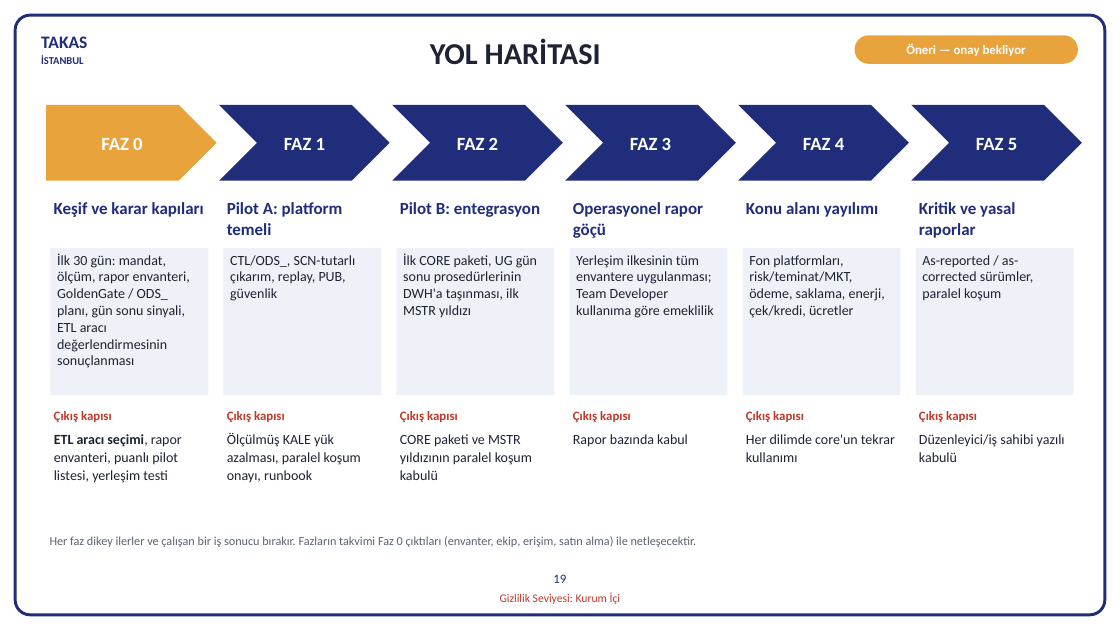
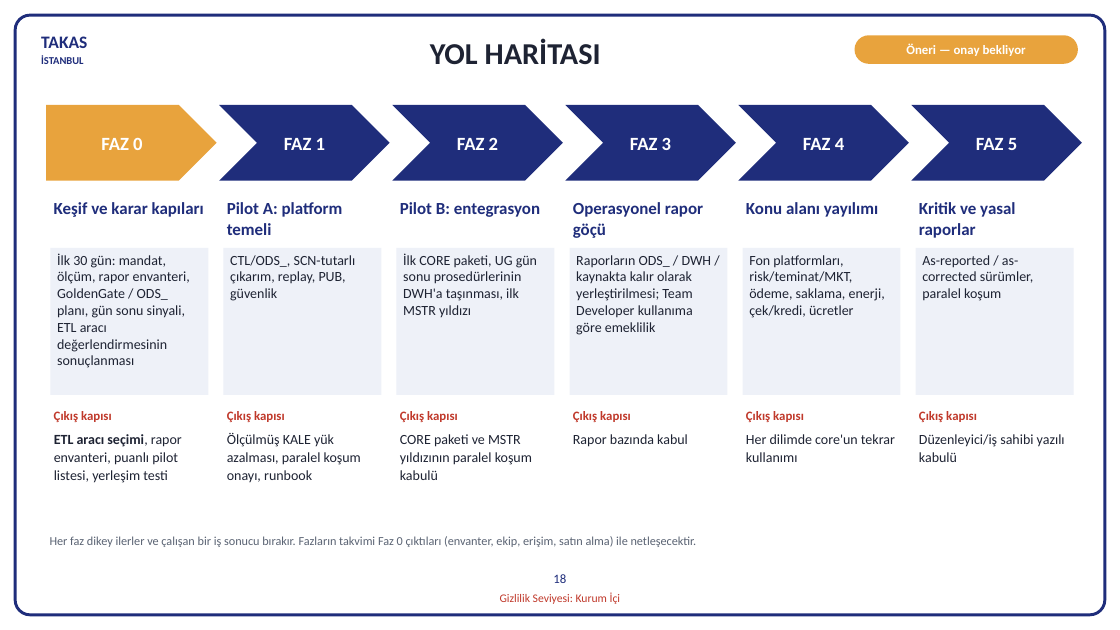
Before and after one commit to hanifidemirel0/Cursor-Projects, a slide deck: slide 18 of outputs/dwh-sunum-kasim-2026/5 - DWHSunum_Kasim2026.pptx (slide 19 before the commit). Drawn at 1120x630 pixels with LibreOffice and Linux fonts; fonts in the diff are those of the drawing. Boxes give left, top, right and bottom in pixels: in the first picture for what was removed or moved away, otherwise in the second. Text is boxed around its words. In the diff, an @@ line names an element or a change of style, - is before the commit and + after.

```diff
--- a/outputs/dwh-sunum-kasim-2026/5 - DWHSunum_Kasim2026.pptx
+++ b/outputs/dwh-sunum-kasim-2026/5 - DWHSunum_Kasim2026.pptx
@@ text in rectangle at <box>576,255,712,335</box>: text changed @@
-Yerleşim ilkesinin tüm envantere uygulanması; Team Developer kullanıma göre emeklilik
+Raporların ODS_ / DWH / kaynakta kalır olarak yerleştirilmesi; Team Developer kullanıma göre emeklilik
@@ text at <box>553,574,566,583</box>: text changed @@
-19
+18
```
Also in this commit, not shown: 14 other slides changed, 1 slide removed, 3 other files.
